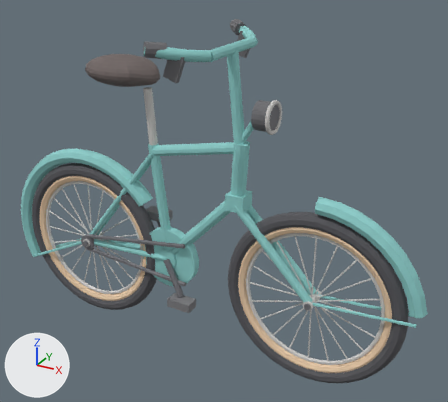
The glTF model assets/models/07-bicycle/07-bicycle.glb as it was, and as the next commit left it.
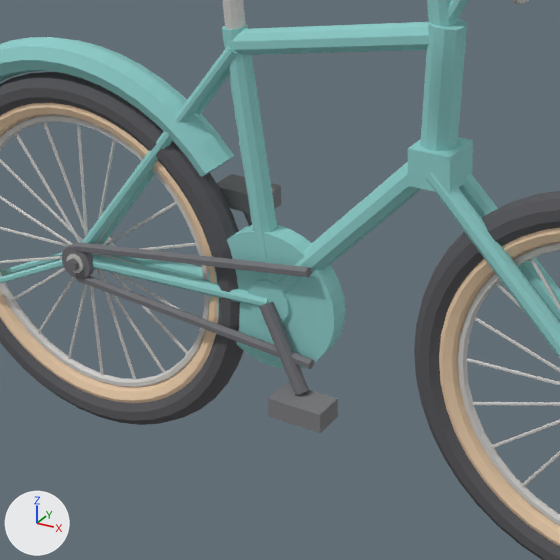
There are two pictures of each version: one whole from a 50 mm camera at (1.138, -1.814, 1.559) aimed at (0.108, 0.059, 0.623), one close up on the part from 12% to 64% of the width and 33% to 91% of the height. Every picture has the same lights, and +X, +Y and +Z are marked at lower left. The first two pictures are the older version. Where no turn or scale is listed for an object, it has been applied to the vertices.

In view in the first close-up: 'Chainguard', 'Chainguard_Hub', 'FenderR', 'Frame_DownTube', 'Frame_ForkBlade_R', 'Frame_HeadTube', 'Frame_SeatTube', 'Frame_TopTube', 'WheelF_Sidewall', 'WheelF_Tire', 'WheelR_Rim', 'WheelR_Sidewall', 'WheelR_Tire' and 49 more.
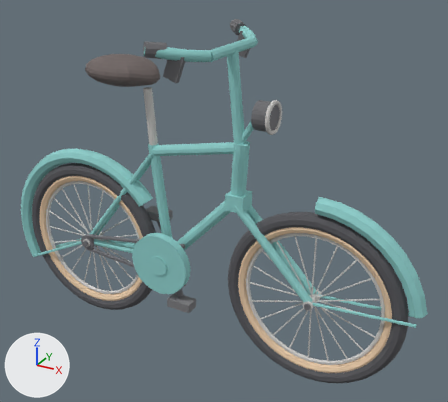
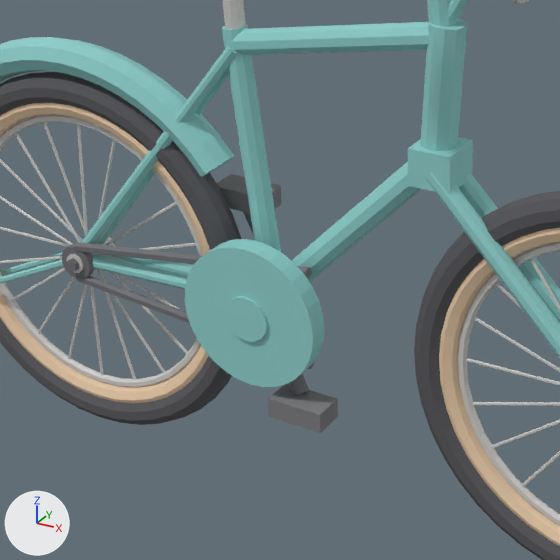
Changed parts and their boxes (x1, y1, x2, y2) in the close-ups (560 x 560 px):
'Chainguard', moved: before (208, 225, 345, 369); after (185, 239, 325, 387)
'Chainguard_Hub', moved: before (248, 279, 290, 322); after (225, 296, 268, 342)
'Crank_R', unchanged, covered by the edit: before (259, 302, 309, 395); after (290, 373, 309, 395)

The change in detail:
Object 'Chainguard' (ob_chainguard) moves from (-0.106, 0.0, 0.357) to (-0.106, -0.065, 0.357).
Object 'Chainguard_Hub' (ob_chainguard_hub) moves from (-0.106, 0.0, 0.357) to (-0.106, -0.065, 0.357).
